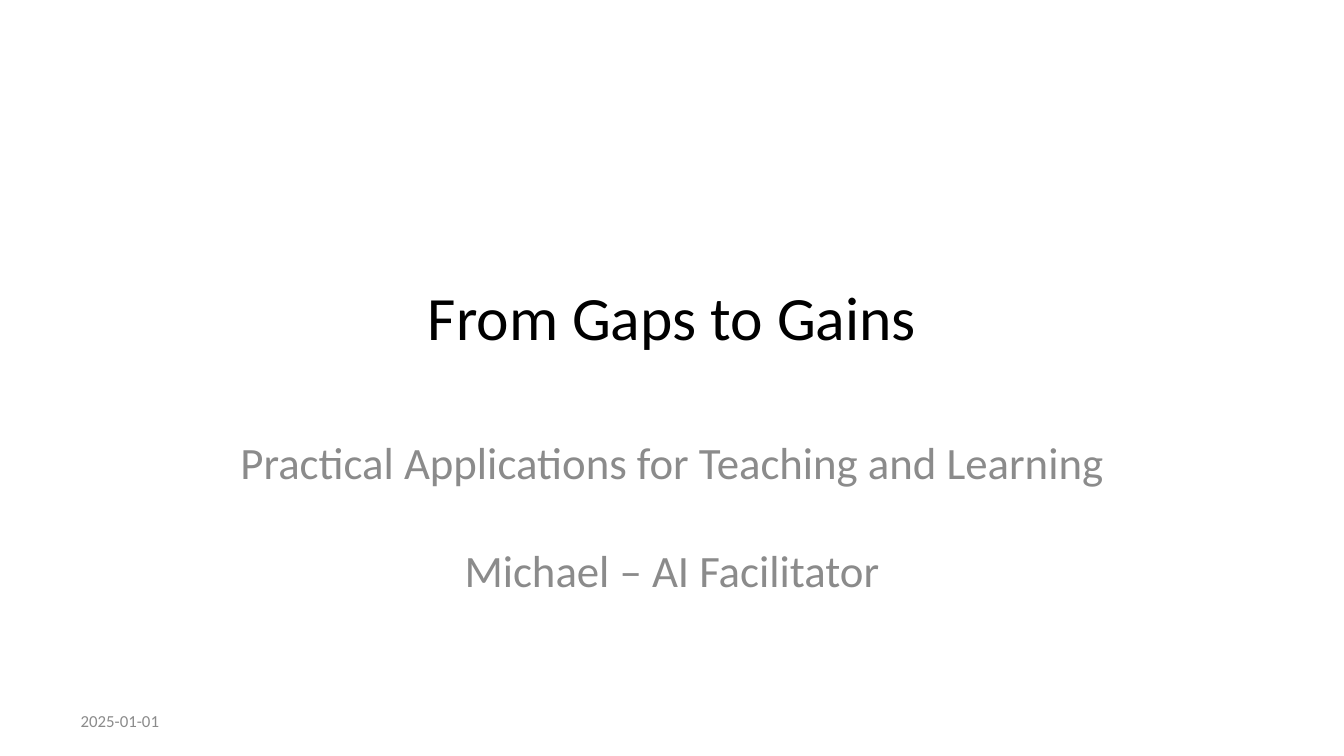
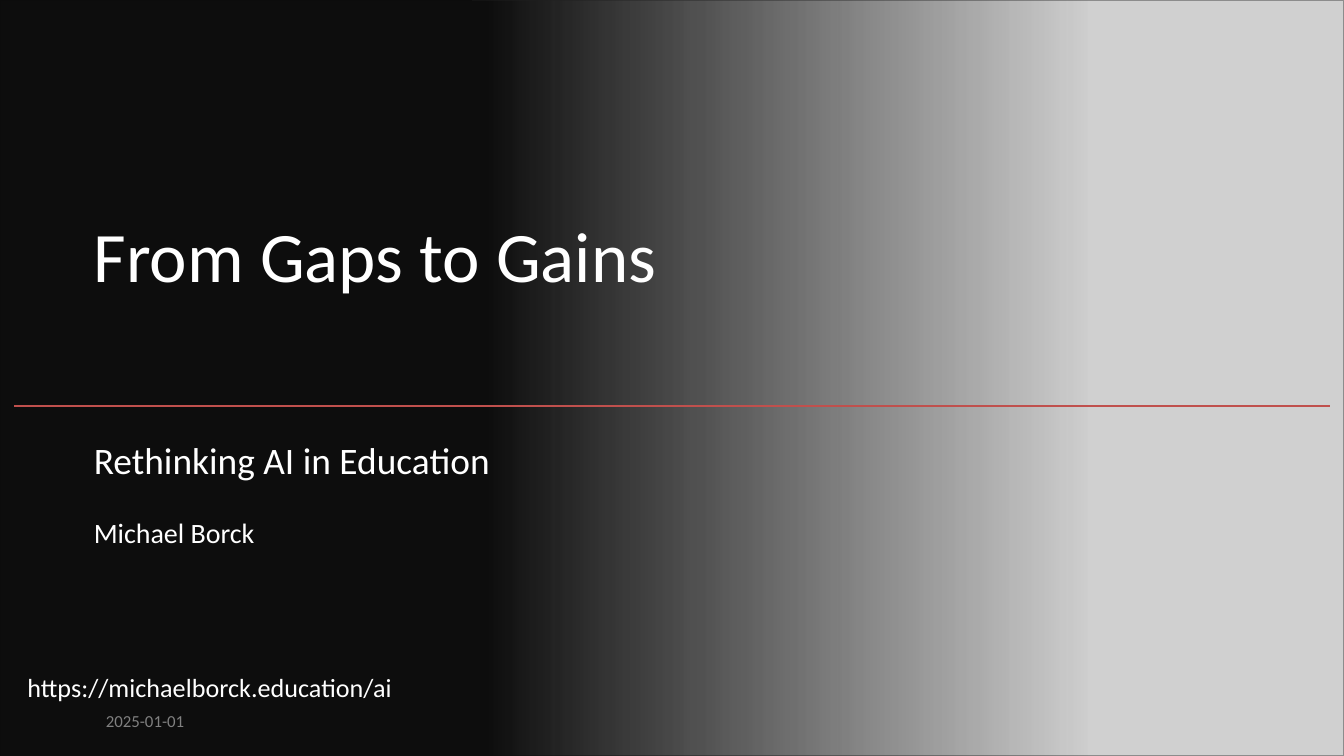
Before and after one commit to michaelborck-education/michaelborck.education, a slide deck: slide 1 of ai/downloads/presentation.pptx. Drawn at 1344x756 pixels with LibreOffice and Linux fonts; fonts in the diff are those of the drawing; grey boxes stand for pictures. Boxes give left, top, right and bottom in pixels: in the first picture for what was removed or moved away, otherwise in the second. Text is boxed around its words. In the diff, an @@ line names an element or a change of style, - is before the commit and + after.

```diff
--- a/ai/downloads/presentation.pptx
+++ b/ai/downloads/presentation.pptx
@@ rectangle added at [0,0,1344,755], fill #0D0D0D @@
@@ rectangle added at [0,0,1344,755], fill gradient #0D0D0D @@
@@ picture added at [472,0,1344,755] @@
@@ title "From Gaps to Gains": place and size @@
-title "From Gaps to Gains" at [428,297,916,350]
+title "From Gaps to Gains" at [94,233,656,294]
@@ title "From Gaps to Gains" at [94,233,656,294]: size 33 to 38 pt, text colour #000000 to #FFFFFF; alignment centre to left @@
@@ line added from (1329, 406) to (15, 406), #C0504D 1 pt @@
@@ subtitle at [94,448,489,544]: text changed; size 24 to 20 pt; text colour #8C8C8C to #FFFFFF @@
-Practical Applications for Teaching and Learning
-Michael – AI Facilitator
+Rethinking AI in Education
+Michael Borck
@@ text added at [27,679,391,702], 14 pt, text #FFFFFF @@
+https://michaelborck.education/ai
@@ text "2025-01-01": place and size @@
-text "2025-01-01" at [81,716,159,727]
+text "2025-01-01" at [106,716,184,727]
@@ text "2025-01-01" at [106,716,184,727]: text colour #8C8C8C to #808080; more space between paragraphs @@
```
Also in this commit, not shown: 10 other slides changed, 2 slides removed, 1 other file.
